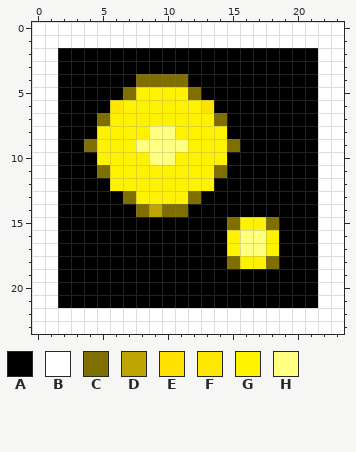
Two versions of one pixel-art sprite, EDDIcons/Controls/Plot/Dots.png. Above: the version before the commit.
The file is 24x24 pixels. Colours within 5 levels of each other are drawn and written as one.
Palette (. is transparent): A #000000  B #ffffff  C #7f6e00  D #bfa500  E #ffe200  F #ffe800  G #fff200  H #ffff80
Pixels before, first column x 0:
 0 BBBBBBBBBBBBBBBBBBBBBBBB
 1 BBBBBBBBBBBBBBBBBBBBBBBB
 2 BBAAAAAAAAAAAAAAAAAAAABB
 3 BBAAAAAAAAAAAAAAAAAAAABB
 4 BBAAAAAACCCCAAAAAAAAAABB
 5 BBAAAAACGGGGCAAAAAAAAABB
 6 BBAAAAFGGGGGGEAAAAAAAABB
 7 BBAAACGGGGGGGGCAAAAAAABB
 8 BBAAAGGGGHHGGGGAAAAAAABB
 9 BBAACGGGHHHHGGGCAAAAAABB
10 BBAAAGGGGHHGGGGAAAAAAABB
11 BBAAACGGGGGGGGCAAAAAAABB
12 BBAAAAGGGGGGGGAAAAAAAABB
13 BBAAAAACGGGGCAAAAAAAAABB
14 BBAAAAAACDCCAAAAAAAAAABB
15 BBAAAAAAAAAAAAACGGCAAABB
16 BBAAAAAAAAAAAAAGHHGAAABB
17 BBAAAAAAAAAAAAAGHHGAAABB
18 BBAAAAAAAAAAAAACGGCAAABB
19 BBAAAAAAAAAAAAAAAAAAAABB
20 BBAAAAAAAAAAAAAAAAAAAABB
21 BBAAAAAAAAAAAAAAAAAAAABB
22 BBBBBBBBBBBBBBBBBBBBBBBB
23 BBBBBBBBBBBBBBBBBBBBBBBB
After the commit:
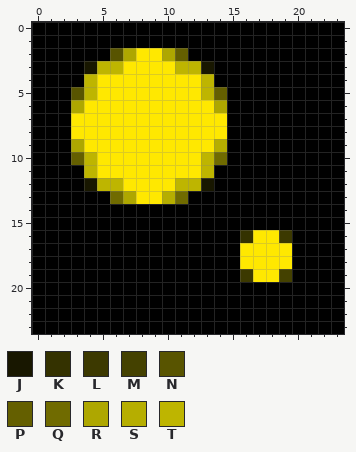
Colours new in this view: J #181700  K #343200  L #3c3900  M #444100  N #585400  P #645f00  Q #706b00  R #aea700  S #b6ae00  T #beb500
Commit: Corrected the Dots.png resources and Property
Diff:
Changed rows in their new state; - is an unchanged pixel.
first column x 0:
 0 AAAAAAAAAAAAAAAAAAAAAAAA
 1 AAAAAAAAAAAAAAAAAAAAAAAA
 2 AA----NRFFRP----------AA
 3 AA--JTTFFFFTTJ--------AA
 4 AA--TFFFFFFFFT--------AA
 5 AA-NTFFFFFFFFTP-------AA
 6 AA-RFF-FFFFFFFR-------AA
 7 AA-FFFFFFFFFFFF-------AA
 8 AA-FFFFFFFFFFFF-------AA
 9 AA-RFFFFFFFFFFSA------AA
10 AA-PTFFFFFFFFTQ-------AA
11 AA--TFFFFFFFFTA-------AA
12 AA--JTTFFFFTTJ--------AA
13 AA----QRFFSQA---------AA
14 AA------AAAA----------AA
15 AA-------------AAAA---AA
16 AA-------------AKFFL--AA
17 AA-------------AFFFF--AA
18 AA-------------AFFFF--AA
19 AA--------------LFFM--AA
20 AA--------------------AA
21 AA--------------------AA
22 AAAAAAAAAAAAAAAAAAAAAAAA
23 AAAAAAAAAAAAAAAAAAAAAAAA
Pixel boxes of the changes (left, top, right, bottom) in both pictures:
changed: (32, 22, 344, 334)
